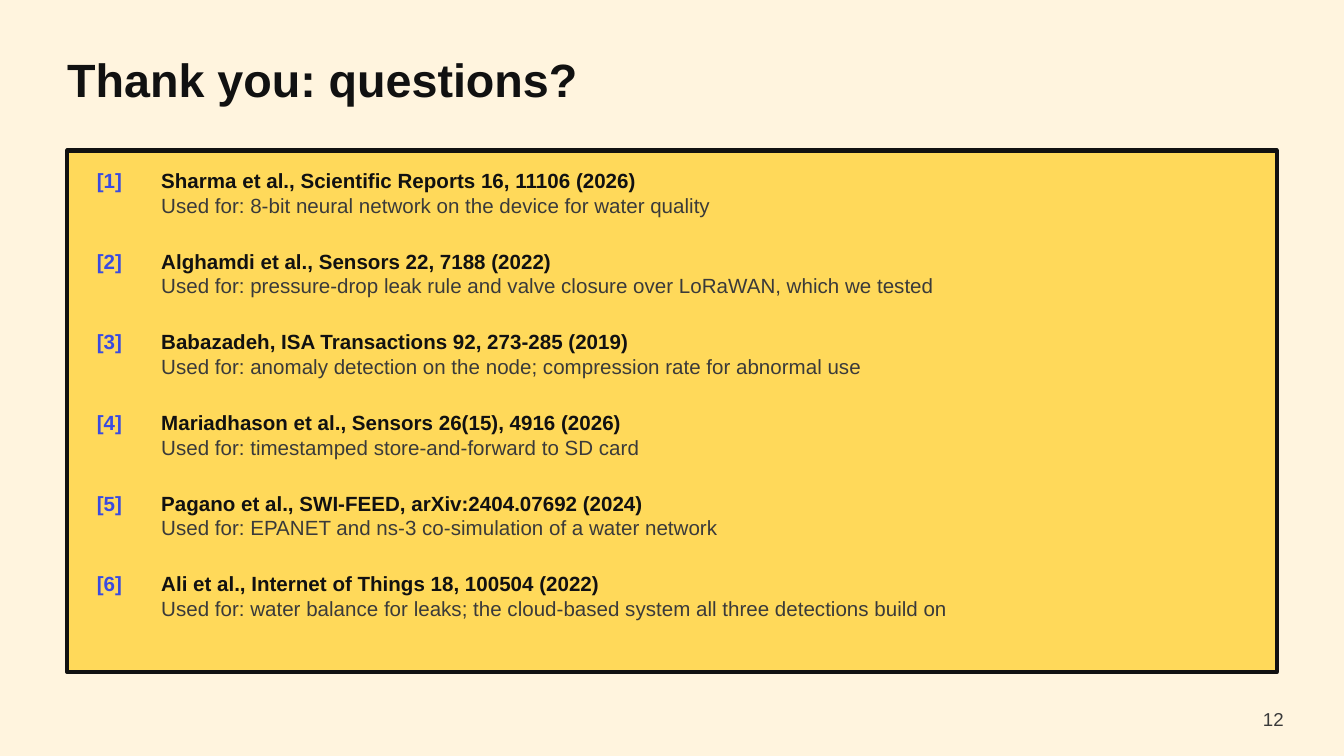
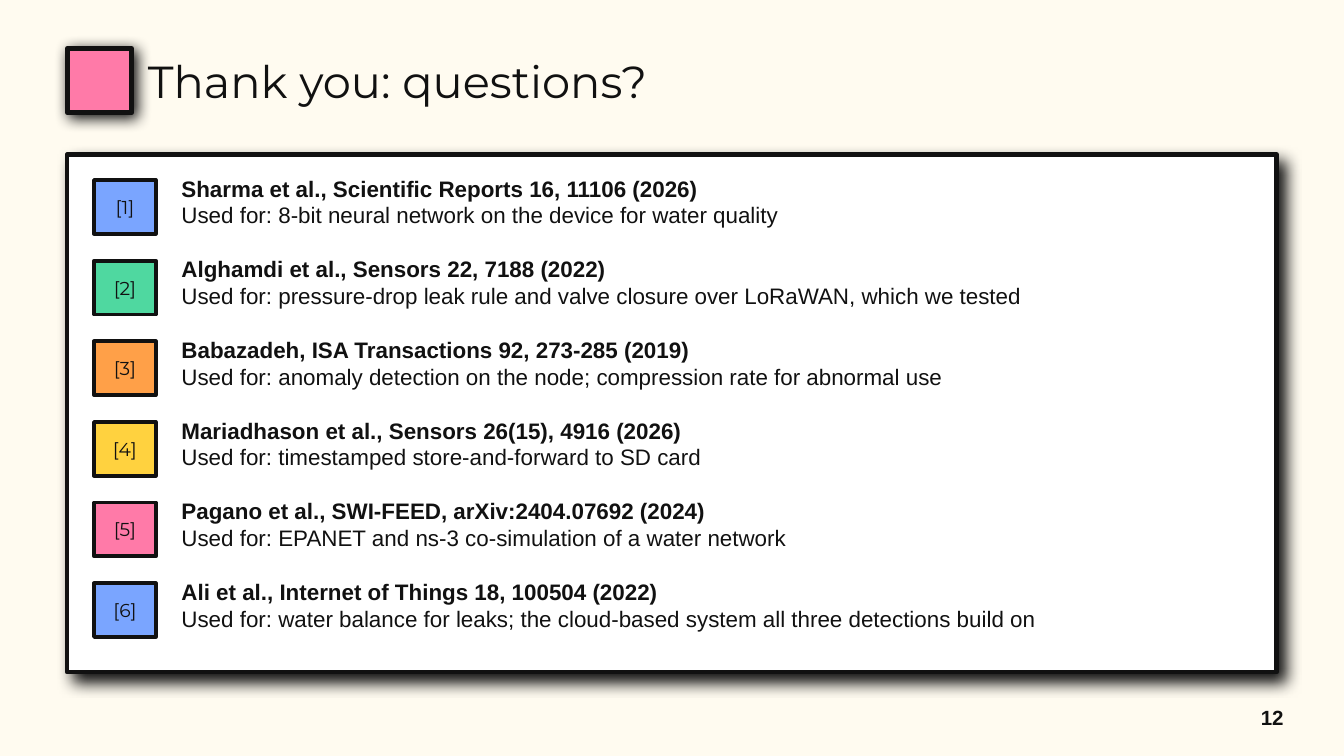
Before and after one commit to riyaa42/aqua_edge, a slide deck: slide 12 of presentation/final/aqua_edge_final_neobrutalism.pptx. Drawn at 1344x756 pixels with LibreOffice and Linux fonts; fonts in the diff are those of the drawing. Boxes give left, top, right and bottom in pixels: in the first picture for what was removed or moved away, otherwise in the second. Text is boxed around its words. In the diff, an @@ line names an element or a change of style, - is before the commit and + after.

```diff
--- a/presentation/final/aqua_edge_final_neobrutalism.pptx
+++ b/presentation/final/aqua_edge_final_neobrutalism.pptx
@@ background #FFF4DE to #FFFBF0 @@
@@ rectangle added at <box>67,48,132,113</box>, fill #FF7AA8, outline #111111 2.5 pt @@
@@ title "Thank you: questions?": place and size @@
-title "Thank you: questions?" at <box>67,63,578,107</box>
+title "Thank you: questions?" at <box>148,64,647,107</box>
@@ title "Thank you: questions?" at <box>148,64,647,107</box>: size 25 to 24 pt, font Arial to Montserrat, bold off @@
@@ rectangle: place and size @@
-rectangle at <box>67,151,1277,672</box>
+rectangle at <box>67,155,1277,672</box>
@@ rectangle at <box>67,155,1277,672</box>: fill #FFD95A to #FFFFFF; outline #111111 2.25 pt to #111111 2.5 pt; shadow on @@
@@ text "Sharma et al., Scientific Reports ...": place and size @@
-text "Sharma et al., Scientific Reports ..." at <box>161,173,709,218</box>
+text "Sharma et al., Scientific Reports ..." at <box>181,180,778,228</box>
@@ text "Sharma et al., Scientific Reports ..." at <box>181,180,778,228</box>: size 11 to 12 pt; text colour #3A3A3A to #111111 in "Used for: 8-bit neural network on the ..." @@
@@ text "[1]": place and size @@
-text "[1]" at <box>97,173,122,193</box>
+text "[1]" at <box>116,200,135,218</box>
@@ rectangle added at <box>94,180,156,234</box>, fill #7AA5FF, outline #111111 2 pt @@
@@ text "[2]": place and size @@
-text "[2]" at <box>97,254,122,273</box>
+text "[2]" at <box>114,281,136,299</box>
@@ rectangle added at <box>94,261,156,314</box>, fill #4FD8A0, outline #111111 2 pt @@
@@ text "Alghamdi et al., Sensors 22, ...": place and size @@
-text "Alghamdi et al., Sensors 22, ..." at <box>161,254,933,298</box>
+text "Alghamdi et al., Sensors 22, ..." at <box>181,260,1021,309</box>
@@ text "Alghamdi et al., Sensors 22, ..." at <box>181,260,1021,309</box>: size 11 to 12 pt; text colour #3A3A3A to #111111 in "Used for: pressure-drop leak rule and valve ..." @@
@@ text "[3]": place and size @@
-text "[3]" at <box>97,334,122,353</box>
+text "[3]" at <box>114,361,136,379</box>
@@ rectangle added at <box>94,341,156,395</box>, fill #FFA048, outline #111111 2 pt @@
@@ text "Babazadeh, ISA Transactions 92, 273-285 ...": place and size @@
-text "Babazadeh, ISA Transactions 92, 273-285 ..." at <box>161,334,861,379</box>
+text "Babazadeh, ISA Transactions 92, 273-285 ..." at <box>181,341,942,390</box>
@@ text "Babazadeh, ISA Transactions 92, 273-285 ..." at <box>181,341,942,390</box>: size 11 to 12 pt; text colour #3A3A3A to #111111 in "Used for: anomaly detection on the node; ..." @@
@@ text "Mariadhason et al., Sensors 26(15), ...": place and size @@
-text "Mariadhason et al., Sensors 26(15), ..." at <box>161,415,639,460</box>
+text "Mariadhason et al., Sensors 26(15), ..." at <box>181,422,700,470</box>
@@ text "Mariadhason et al., Sensors 26(15), ..." at <box>181,422,700,470</box>: size 11 to 12 pt; text colour #3A3A3A to #111111 in "Used for: timestamped store-and-forward to SD card" @@
@@ size 11 to 10 pt, font Arial to Montserrat, text colour #3A4BE0 to #111111, bold off; alignment left to centre; vertical alignment top to middle in 6 elements at <box>113,603,136,621</box>, <box>116,200,135,218</box>, <box>114,281,136,299</box>, <box>114,361,136,379</box>, <box>114,522,136,540</box>, <box>113,442,137,460</box> @@
@@ text "[4]": place and size @@
-text "[4]" at <box>97,415,122,434</box>
+text "[4]" at <box>113,442,137,460</box>
@@ rectangle added at <box>94,422,156,476</box>, fill #FFD23F, outline #111111 2 pt @@
@@ text "[5]": place and size @@
-text "[5]" at <box>97,496,122,515</box>
+text "[5]" at <box>114,522,136,540</box>
@@ rectangle added at <box>94,503,156,556</box>, fill #FF7AA8, outline #111111 2 pt @@
@@ text "Pagano et al., SWI-FEED, arXiv:2404.07692 ...": place and size @@
-text "Pagano et al., SWI-FEED, arXiv:2404.07692 ..." at <box>161,496,717,535</box>
+text "Pagano et al., SWI-FEED, arXiv:2404.07692 ..." at <box>181,502,786,547</box>
@@ text "Pagano et al., SWI-FEED, arXiv:2404.07692 ..." at <box>181,502,786,547</box>: size 11 to 12 pt; text colour #3A3A3A to #111111 in "Used for: EPANET and ns-3 co-simulation of ..." @@
@@ text "[6]": place and size @@
-text "[6]" at <box>97,576,122,595</box>
+text "[6]" at <box>113,603,136,621</box>
@@ rectangle added at <box>94,583,156,637</box>, fill #7AA5FF, outline #111111 2 pt @@
@@ text "Ali et al., Internet of ...": place and size @@
-text "Ali et al., Internet of ..." at <box>161,576,947,621</box>
+text "Ali et al., Internet of ..." at <box>181,583,1035,632</box>
@@ text "Ali et al., Internet of ..." at <box>181,583,1035,632</box>: size 11 to 12 pt; text colour #3A3A3A to #111111 in "Used for: water balance for leaks; the ..." @@
@@ page number at <box>1261,710,1284,725</box>: size 10 to 11 pt, text colour #3A3A3A to #111111, bold on @@
```
Also in this commit, not shown: 11 other slides changed, 1 other file.
